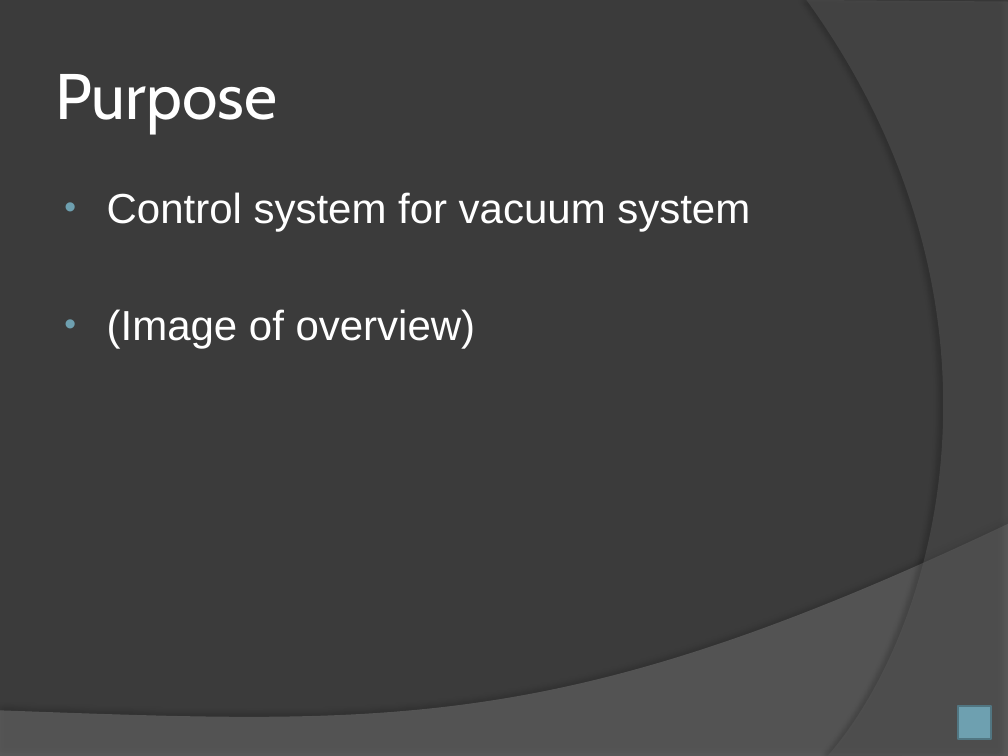
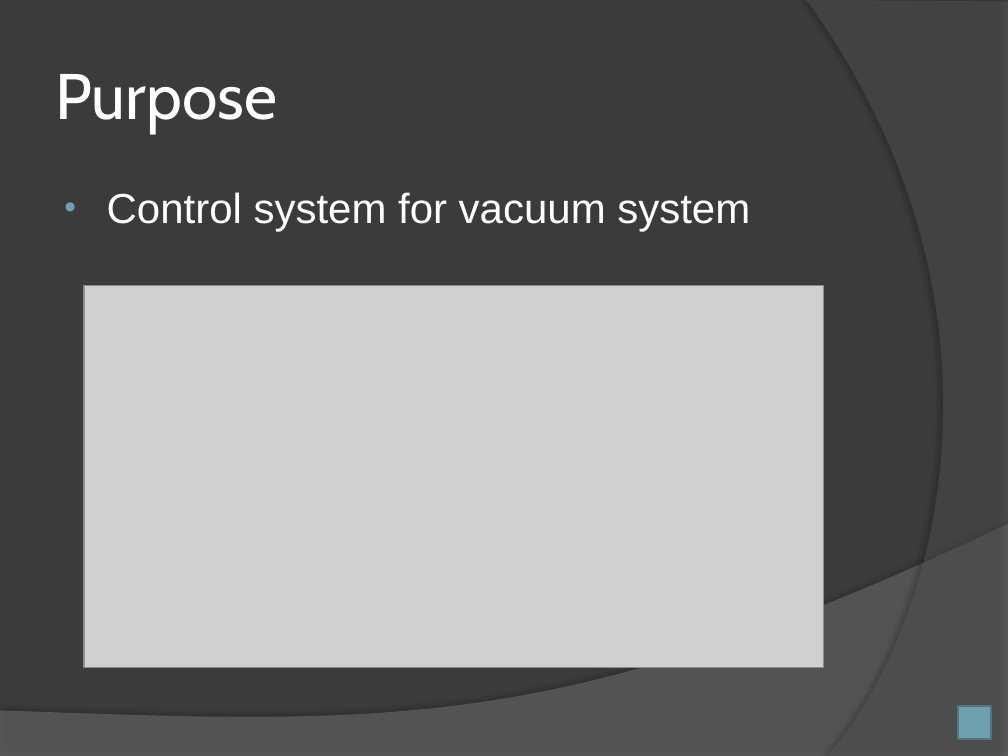
Before and after one commit to Simmz64/EmbeddedProject, a slide deck: slide 3 of SimonGollbo_EmbeddedProject_Final.pptx. Drawn at 1008x756 pixels with LibreOffice and Linux fonts; fonts in the diff are those of the drawing; grey boxes stand for pictures. Boxes give left, top, right and bottom in pixels: in the first picture for what was removed or moved away, otherwise in the second. Text is boxed around its words. In the diff, an @@ line names an element or a change of style, - is before the commit and + after.

```diff
--- a/SimonGollbo_EmbeddedProject_Final.pptx
+++ b/SimonGollbo_EmbeddedProject_Final.pptx
@@ picture added at (84, 285, 823, 667) @@
@@ text at (107, 309, 476, 349): paragraph removed @@
-• (Image of overview)
```
Also in this commit, not shown: 5 other slides changed, 6 slides added.
